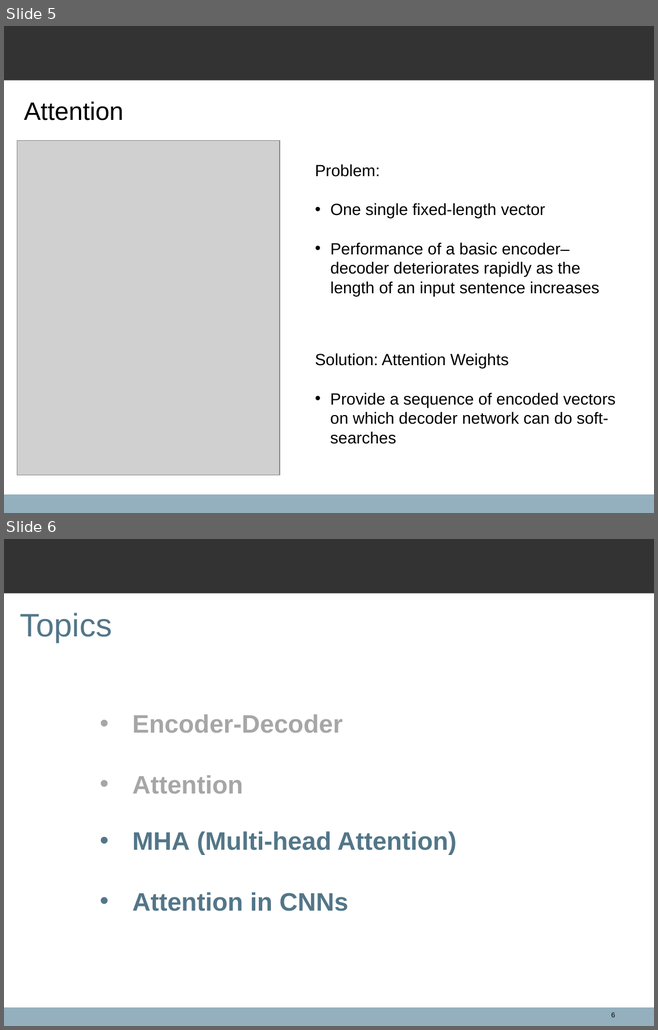
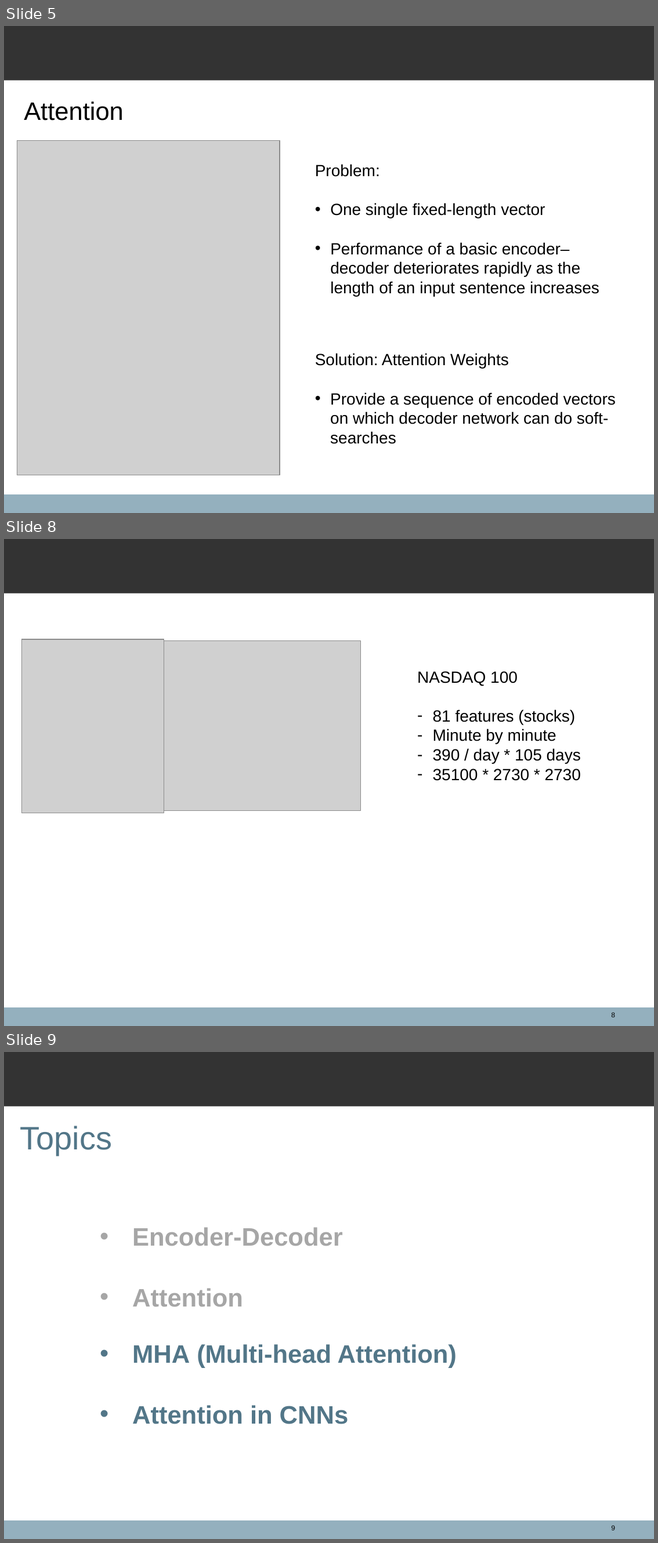
Before and after one commit to spacegoing/PHD_PROPOSAL, a slide deck: Presentation/Presentation.ppt. Shown one above the other, each under a label of ours: slides 5 and 6 before the commit, slides 5, 8 and 9 after it; the slides between them are not shown. The pictures are 658x1030 and 658x1543 pixels, drawn with LibreOffice and Linux fonts; fonts in the diff are those of the drawing; grey boxes stand for pictures; background and template pictures are left out. Boxes give left, top, right and bottom in pixels: in the first picture for what was removed or moved away, otherwise in the second. Text is boxed around its words. In the diff, an @@ line names an element or a change of style, - is before the commit and + after.

```diff
--- a/Presentation/Presentation.ppt
+++ b/Presentation/Presentation.ppt
@@ slide 8 added at box(4, 539, 654, 1026), background #FFFFFF; not listed: 2 template elements that a slide beside it also shows @@
@@ picture added at box(21, 640, 164, 814) @@
@@ picture added at box(164, 641, 360, 811) @@
@@ text added at box(417, 671, 581, 781), 18 pt, text #000000 @@
+NASDAQ 100
+– 81 features (stocks)
+– Minute by minute
+– 390 / day * 105 days
+– 35100 * 2730 * 2730
@@ page number added at box(611, 1012, 615, 1017), 7.7 pt, text #000000 @@
+8
@@ what was slide 6 is now slide 9 @@
@@ page number at box(611, 1525, 615, 1530): text changed @@
-6
+9
```
Also in this commit, not shown: 2 slides changed, 2 other slides added, 10 other files.
